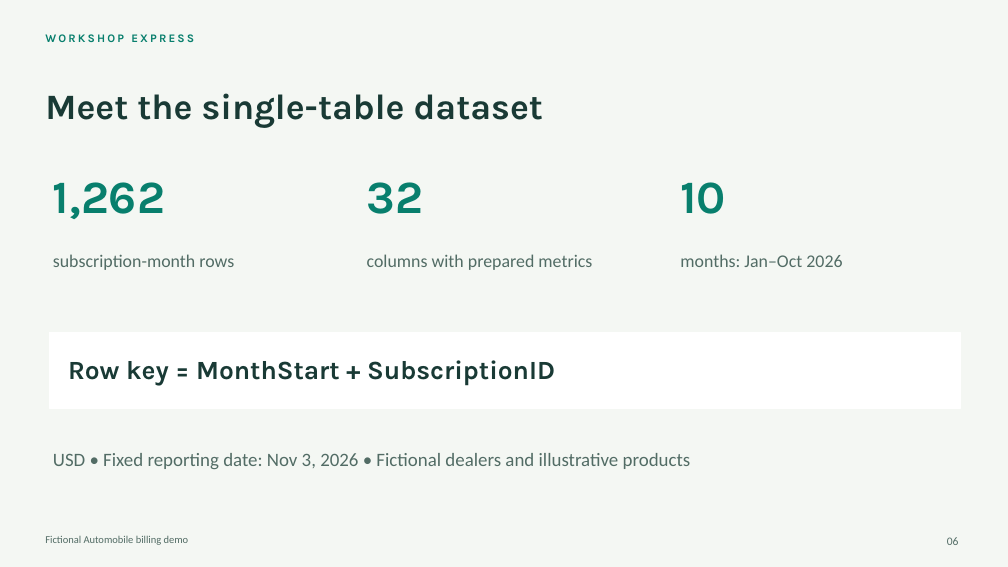
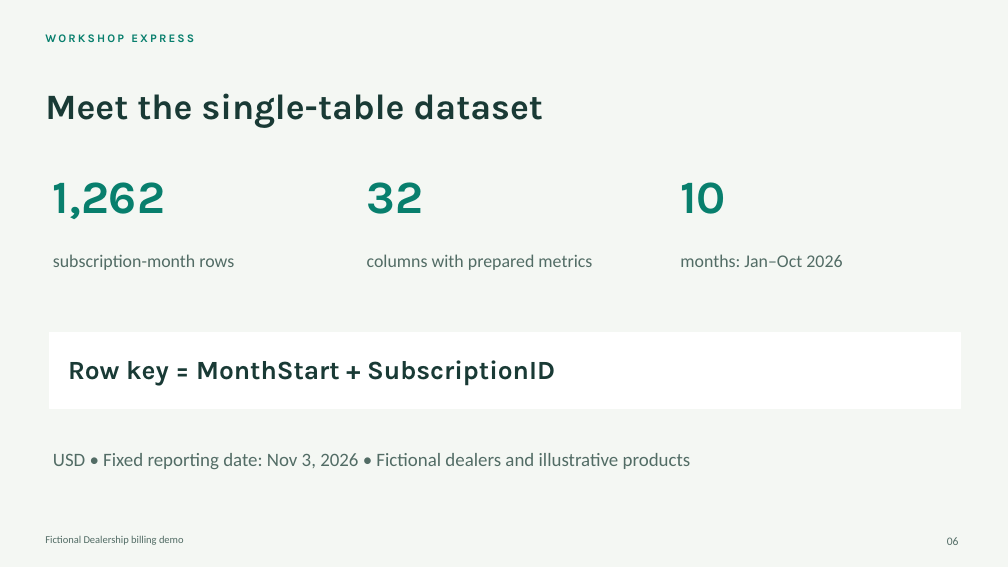
Before and after one commit to krepko7/FabricDataAgents1, a slide deck: slide 6 of workshop-express/Workshop-Express.pptx. Drawn at 1008x567 pixels with LibreOffice and Linux fonts; fonts in the diff are those of the drawing. Boxes give left, top, right and bottom in pixels: in the first picture for what was removed or moved away, otherwise in the second. Text is boxed around its words. In the diff, an @@ line names an element or a change of style, - is before the commit and + after.

```diff
--- a/workshop-express/Workshop-Express.pptx
+++ b/workshop-express/Workshop-Express.pptx
@@ text at <box>45,535,184,545</box>: text changed @@
-Fictional Automobile billing demo
+Fictional Dealership billing demo
```
Also in this commit, not shown: 19 other slides changed, 11 other files.
